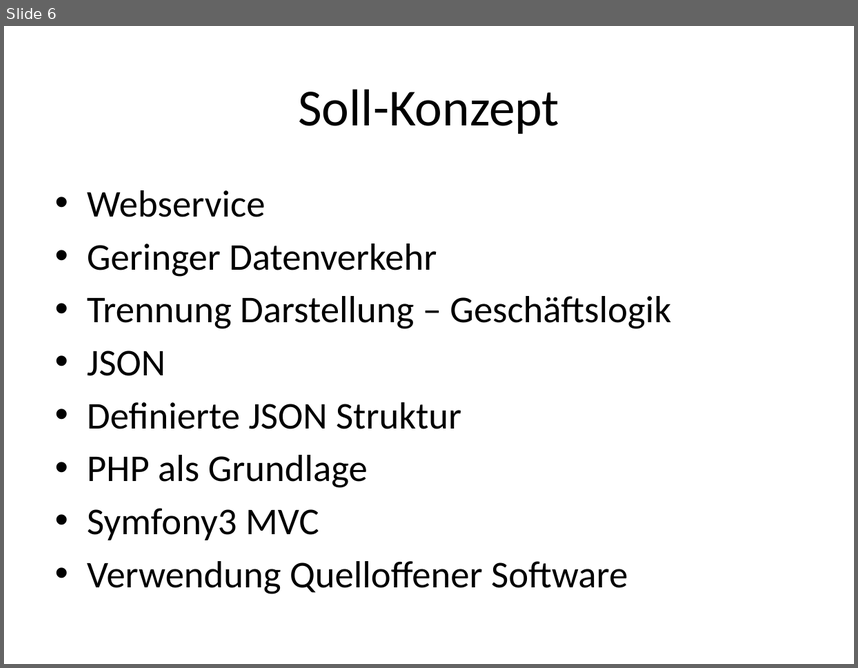
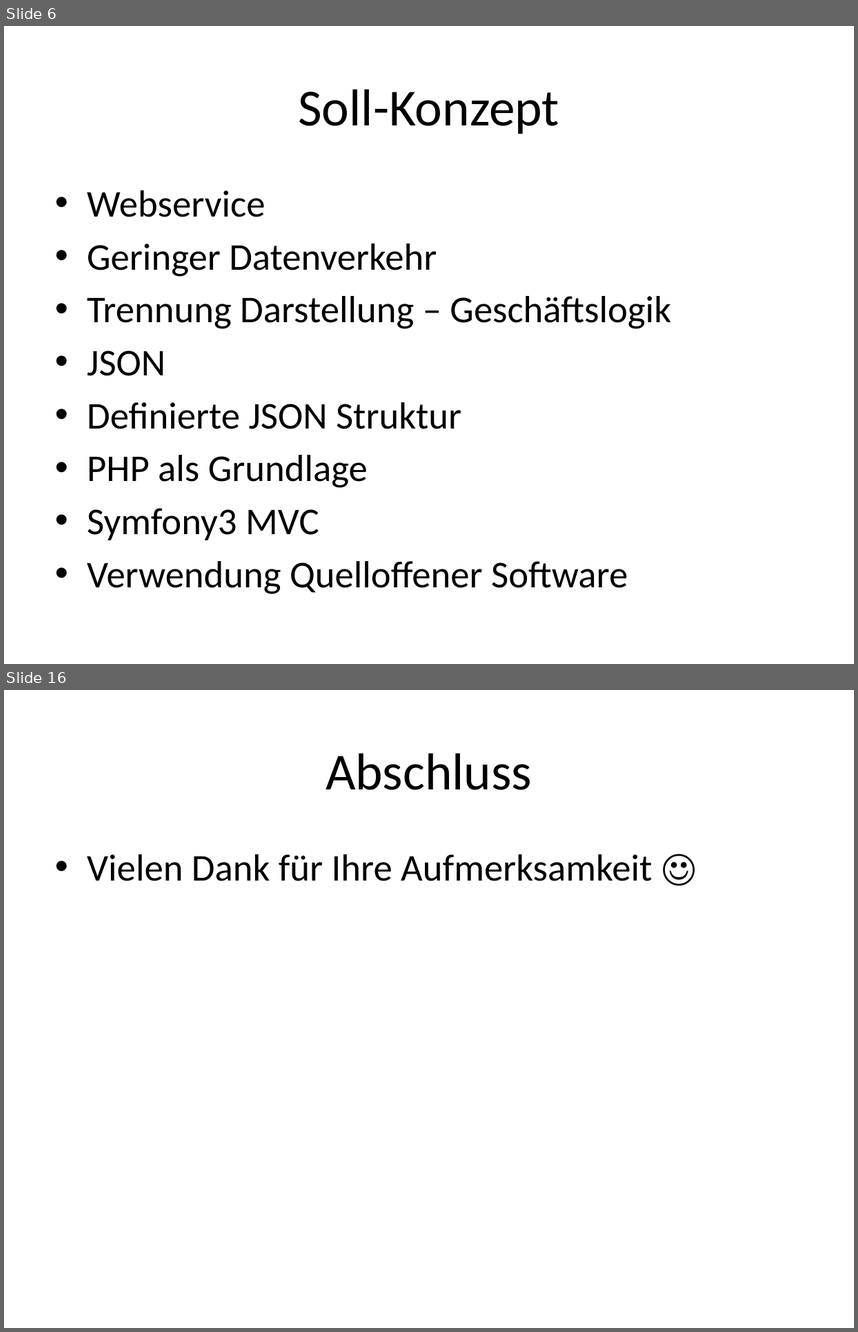
Before and after one commit to janhelmle/weiterbildung_fachinformatiker_ihk_projektantrag, a slide deck: praesentation/Projektpräsentation.pptx. Shown one above the other, each under a label of ours: slide 6 before the commit, slides 6 and 16 after it; the slides between them are not shown. The pictures are 858x668 and 858x1332 pixels, drawn with LibreOffice and Linux fonts; fonts in the diff are those of the drawing. Boxes give left, top, right and bottom in pixels: in the first picture for what was removed or moved away, otherwise in the second. Text is boxed around its words. In the diff, an @@ line names an element or a change of style, - is before the commit and + after.

```diff
--- a/praesentation/Projektpräsentation.pptx
+++ b/praesentation/Projektpräsentation.pptx
@@ slide 16 added at [4, 690, 854, 1328], background #FFFFFF @@
@@ title added at [326, 753, 532, 790], 44 pt, text #000000 @@
+Abschluss
@@ text added at [87, 854, 652, 881], 32 pt, text #000000 @@
+• Vielen Dank für Ihre Aufmerksamkeit ☺
```
Also in this commit, not shown: 9 other slides added, 1 other file.
